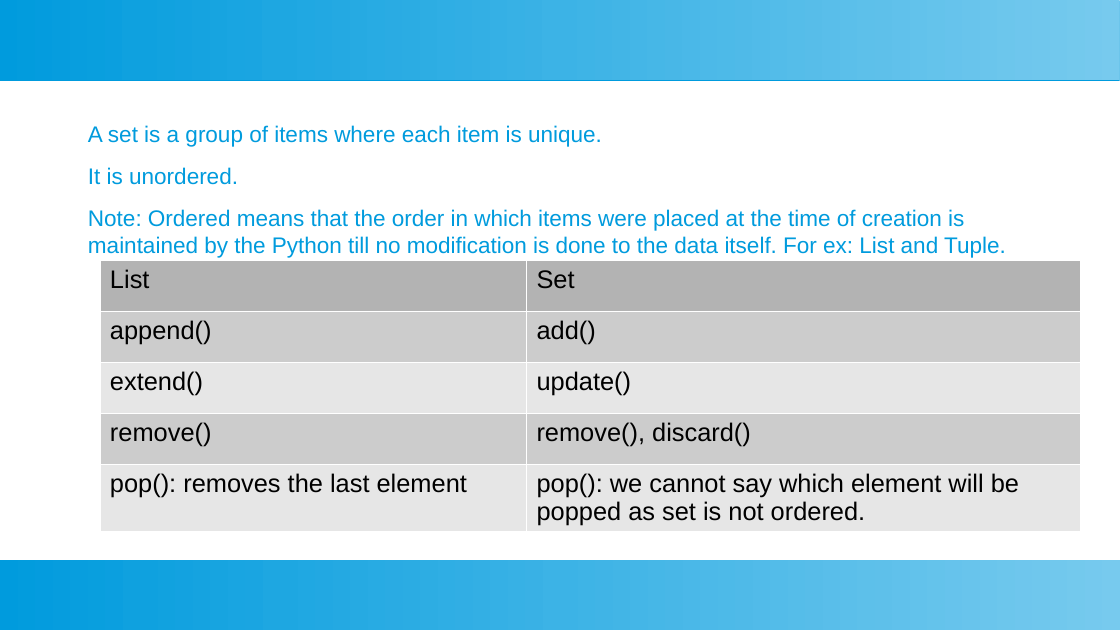
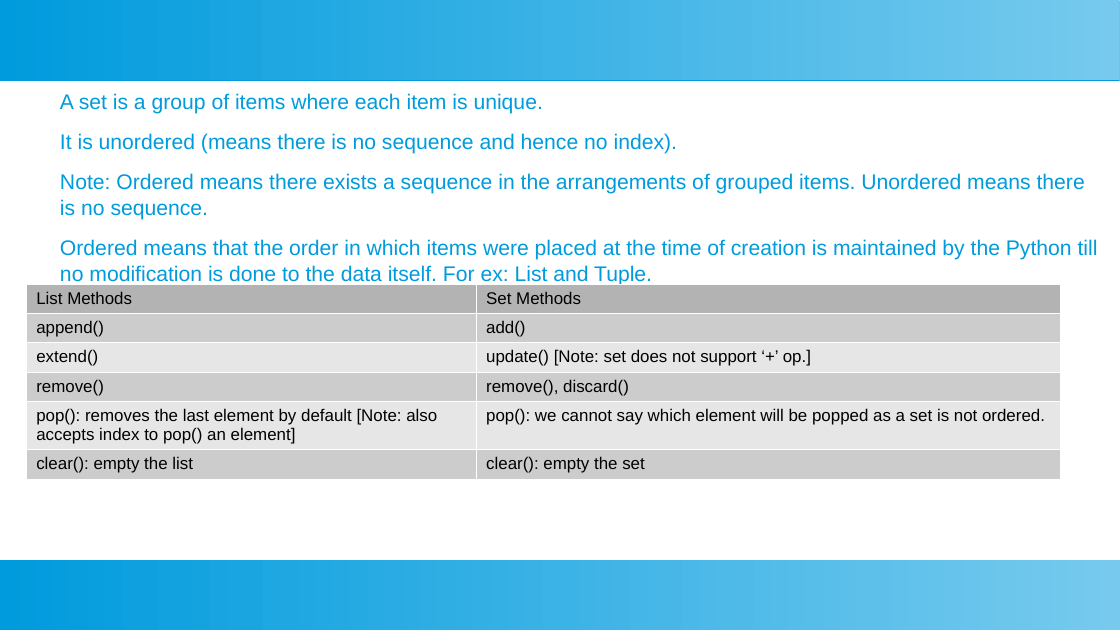
Before and after one commit to ashishjain1547/public_lessons_in_python, a slide deck: slide 2 of Ch 12 - Sets/slides.odp. Drawn at 1120x630 pixels with LibreOffice and Linux fonts; fonts in the diff are those of the drawing. Boxes give left, top, right and bottom in pixels: in the first picture for what was removed or moved away, otherwise in the second. Text is boxed around its words. In the diff, an @@ line names an element or a change of style, - is before the commit and + after.

```diff
--- a/Ch 12 - Sets/slides.odp
+++ b/Ch 12 - Sets/slides.odp
@@ text "A set is a group ...": place and size @@
-text "A set is a group ..." at (88,125,1006,258)
+text "A set is a group ..." at (60,93,1098,286)
@@ text at (60,93,543,114): size 16 to 15 pt in "A set is a group of items ..." @@
@@ text at (60,133,1098,286): text changed; size 16 to 15 pt @@
-It is unordered.
-Note: Ordered means that the order in which items were placed at the time of creation is maintained by the Python till no modification is done to the data itself. For ex: List and Tuple.
+It is unordered (means there is no sequence and hence no index).
+Note: Ordered means there exists a sequence in the arrangements of grouped items. Unordered means there is no sequence.
+Ordered means that the order in which items were placed at the time of creation is maintained by the Python till no modification is done to the data itself. For ex: List and Tuple.
@@ table at (26,284,1061,479) @@
-row 1, column 1: List
+row 1, column 1: List Methods
-row 1, column 2: Set
+row 1, column 2: Set Methods
-row 3, column 2: update()
+row 3, column 2: update() [Note: set does not support ‘+’ op.]
-row 5: pop(): removes the last element | pop(): we cannot say which element will be popped as set is not ordered.
+row 5: pop(): removes the last element by default [Note: also accepts index to pop() an element] | pop(): we cannot say which element will be popped as a set is not ordered.
+row 6: clear(): empty the list | clear(): empty the set
@@ table: place and size @@
-table at (100,260,1080,532)
+table at (26,284,1061,479)
```
Also in this commit, not shown: 25 other files.
